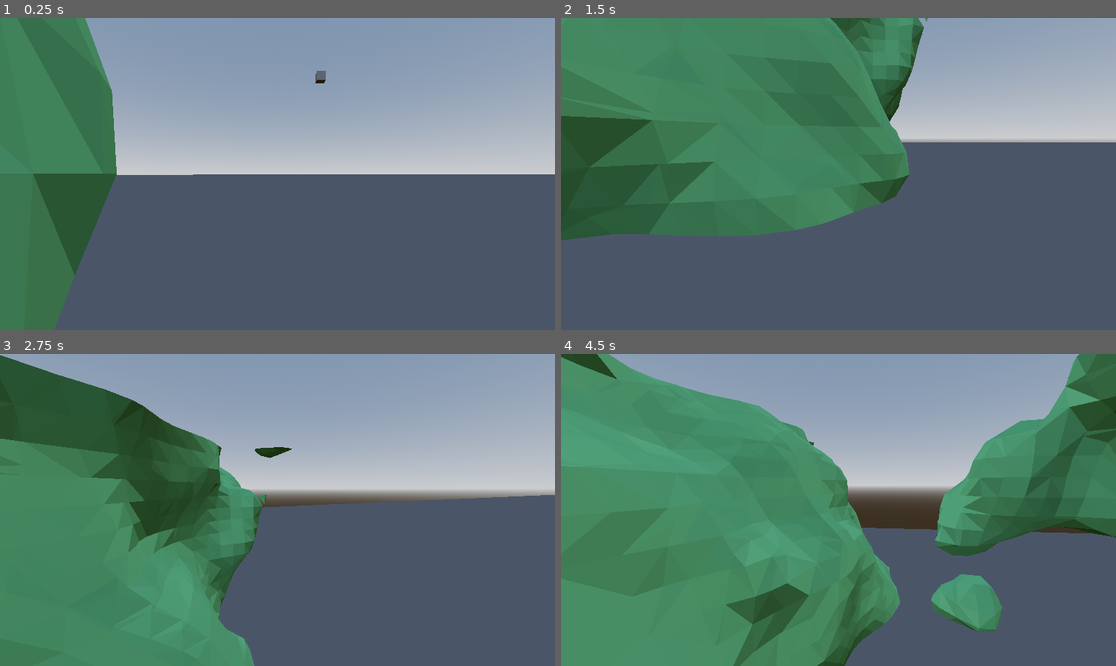
Above: before the commit, frames 1-4 (two rows, left to right).
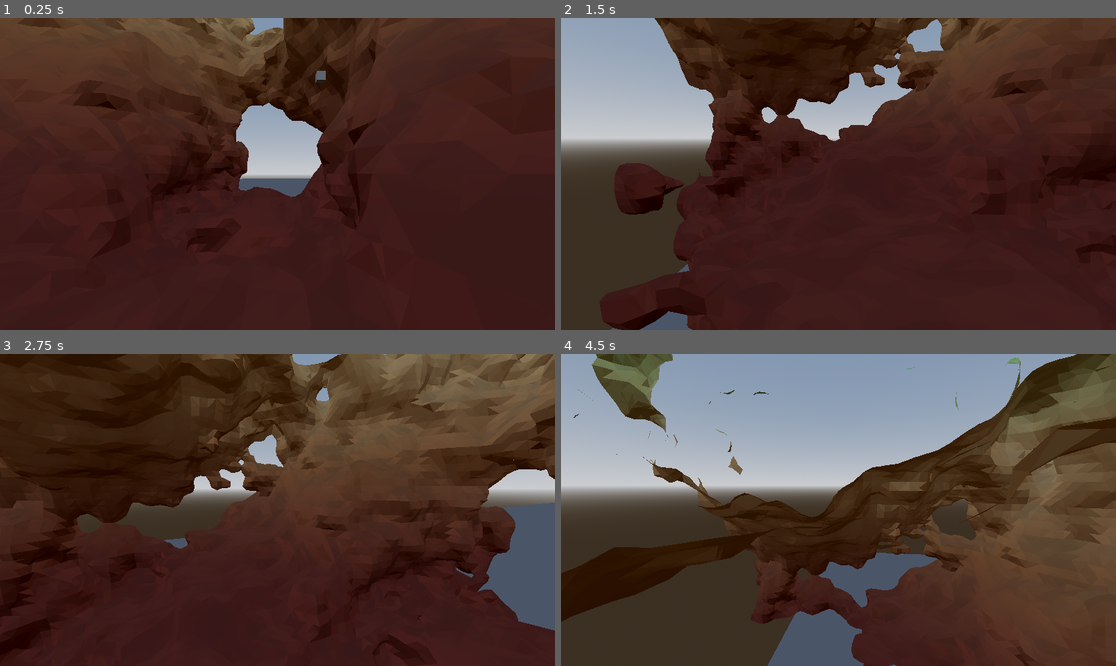
Above: after the commit, the same moments.

Repository: DyslexicWolf/GraduationWork_IGP
Game: Godot game, scene res://Scenes/MarchingCubes_CPU.tscn
Same seed, same stepped clock (60 frames per second), same inputs: the game is played once before the commit and once after it.
Inputs (mouse positions are in pixels of both pictures, inside the frame that each line leads up to):
- Up to frame 1 (0.25 s): no input
- Up to frame 2 (1.5 s): tap Enter at 0.5 s; move the mouse to (960, 158) at 0.52 s; hold D (move_right) 0.53-1.28 s; click (960, 158) at 0.67 s; move the mouse to (810, 174) at 1.27 s; hold Space (fly_up) from 1.28 s (still down)
- Up to frame 3 (2.75 s): keep holding Space (fly_up); move the mouse to (288, 503) at 2.02 s
- Up to frame 4 (4.5 s): keep holding Space (fly_up); move the mouse to (832, 516) at 2.77 s; move the mouse to (877, 513) at 3.52 s; move the mouse to (794, 506) at 4.27 s

The runs differ from the first frame. In frame 1, 97% of the frame differs, in the area x 0-100%, y 0-100%; in frame 2, 99%; in frame 3, 95%; in frame 4, 83%.

Commit message:
Added a written shader and shadermaterial for my terrain that changes color based on world Y position

Diff:
--- /dev/null
+++ b/graduation-work-igp/Materials/SMAT_Terrain.tres
@@ -0,0 +1,11 @@
+[gd_resource type="ShaderMaterial" load_steps=2 format=3 uid="uid://dsrpobw8nocch"]
+
+[ext_resource type="Shader" uid="uid://chfgc5dhrf6b2" path="res://Shaders/TerrainShader.gdshader" id="1_12xrr"]
+
+[resource]
+render_priority = 0
+shader = ExtResource("1_12xrr")
+shader_parameter/min_height = 0.0
+shader_parameter/max_height = 48.0
+shader_parameter/low_color = Color(0.2, 0.5, 0.2, 1)
+shader_parameter/high_color = Color(1, 1, 1, 1)
--- a/graduation-work-igp/Scenes/MarchingCubes_CPU.tscn
+++ b/graduation-work-igp/Scenes/MarchingCubes_CPU.tscn
@@ -1,7 +1,7 @@
 [gd_scene load_steps=12 format=3 uid="uid://ccr52sn6j4do7"]
 
 [ext_resource type="Script" uid="uid://q1aogpnu5yq3" path="res://Scripts/TerrainGeneration.gd" id="1_n7p7l"]
-[ext_resource type="Material" uid="uid://d68ekxuehdgc" path="res://Materials/MAT_StandardTerrain.tres" id="2_hhg1a"]
+[ext_resource type="Material" uid="uid://dsrpobw8nocch" path="res://Materials/SMAT_Terrain.tres" id="2_torgq"]
 [ext_resource type="Material" uid="uid://vwv7ehn3e5po" path="res://Materials/MAT_Ground.tres" id="3_ukdjq"]
 [ext_resource type="Script" uid="uid://bixq1r0wgdc4p" path="res://Scripts/PlayerMovement.gd" id="4_torgq"]
 
@@ -33,14 +33,15 @@
 
 [node name="GeneratedTerrain" type="MeshInstance3D" parent="."]
 script = ExtResource("1_n7p7l")
-terrain_material = ExtResource("2_hhg1a")
+terrain_material = ExtResource("2_torgq")
 chunk_size = 16
 noise = SubResource("FastNoiseLite_torgq")
 flat_shaded = true
-render_distance = 1
+render_distance = 2
+render_distance_height = 1
 
 [node name="Ground" type="MeshInstance3D" parent="."]
-transform = Transform3D(374.01376, 0, 0, 0, 0.9999994, 0, 0, 0, 299.93817, 347.9402, 0, 198.18314)
+transform = Transform3D(374.01376, 0, 0, 0, 0.9999994, 0, 0, 0, 299.93817, 347.94, -16, 198.183)
 material_override = ExtResource("3_ukdjq")
 mesh = SubResource("PlaneMesh_torgq")
 
--- a/graduation-work-igp/Scripts/TerrainGeneration.gd
+++ b/graduation-work-igp/Scripts/TerrainGeneration.gd
@@ -15,6 +15,13 @@
 
 func _ready():
 	player = $"../Player"
+
+	#noise settings for customizability
+	noise.noise_type = FastNoiseLite.TYPE_PERLIN
+	noise.frequency = 0.02
+	noise.cellular_jitter = 0
+	noise.fractal_type = FastNoiseLite.FRACTAL_FBM
+	noise.fractal_octaves = 5
 
 func _process(_delta):
 	# Calculate player chunk position
--- /dev/null
+++ b/graduation-work-igp/Shaders/TerrainShader.gdshader
@@ -0,0 +1,34 @@
+shader_type spatial;
+
+uniform float min_height = 0.0;
+uniform float max_height = 48.0;
+
+uniform vec3 color1 : source_color = vec3(0.4, 0.15, 0.1); // Dark red/brown
+uniform vec3 color2 : source_color = vec3(0.55, 0.35, 0.2); // Brown
+uniform vec3 color3 : source_color = vec3(0.75, 0.6, 0.4); // Light brown
+uniform vec3 color4 : source_color = vec3(0.6, 0.8, 0.5); // Light greenor
+
+
+void fragment() {
+	//get the world position of the vertex
+	//INV_VIEW_MATRIX, transforms the location of the pixels on your screen to world coords (use this if you want world coords)
+	//MODEL_MATRIX, transforms the location of the coords of a model in modelspace to world coords
+	vec3 world_pos = (INV_VIEW_MATRIX * vec4(VERTEX, 1.0)).xyz;
+
+	// Calculate height factor (0.0 to 1.0)
+	float height_factor = clamp((world_pos.y - min_height) / (max_height - min_height), 0.0, 1.0);
+
+
+	vec3 color;
+	if (height_factor < 0.33) {
+	color = mix(color1, color2, height_factor * 3.0);
+	}
+	else if (height_factor < 0.66) {
+	color = mix(color2, color3, (height_factor - 0.33) * 3.0);
+	}
+	else {
+	color = mix(color3, color4, (height_factor - 0.66) * 3.0);
+	}
+
+	ALBEDO = color;
+}
Not shown, added: graduation-work-igp/Shaders/TerrainShader.gdshader.uid
